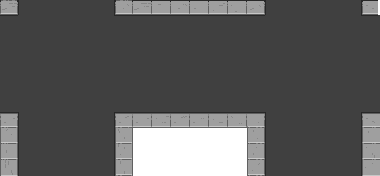
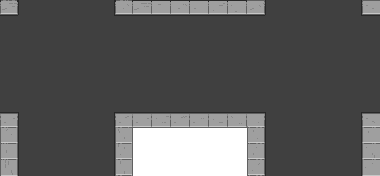
The second w=380, h=176 image is a revision of the first. Changes to its layers:
painted on "Pasted Layer" over (x1=247, y1=0, x2=380, y2=16)
